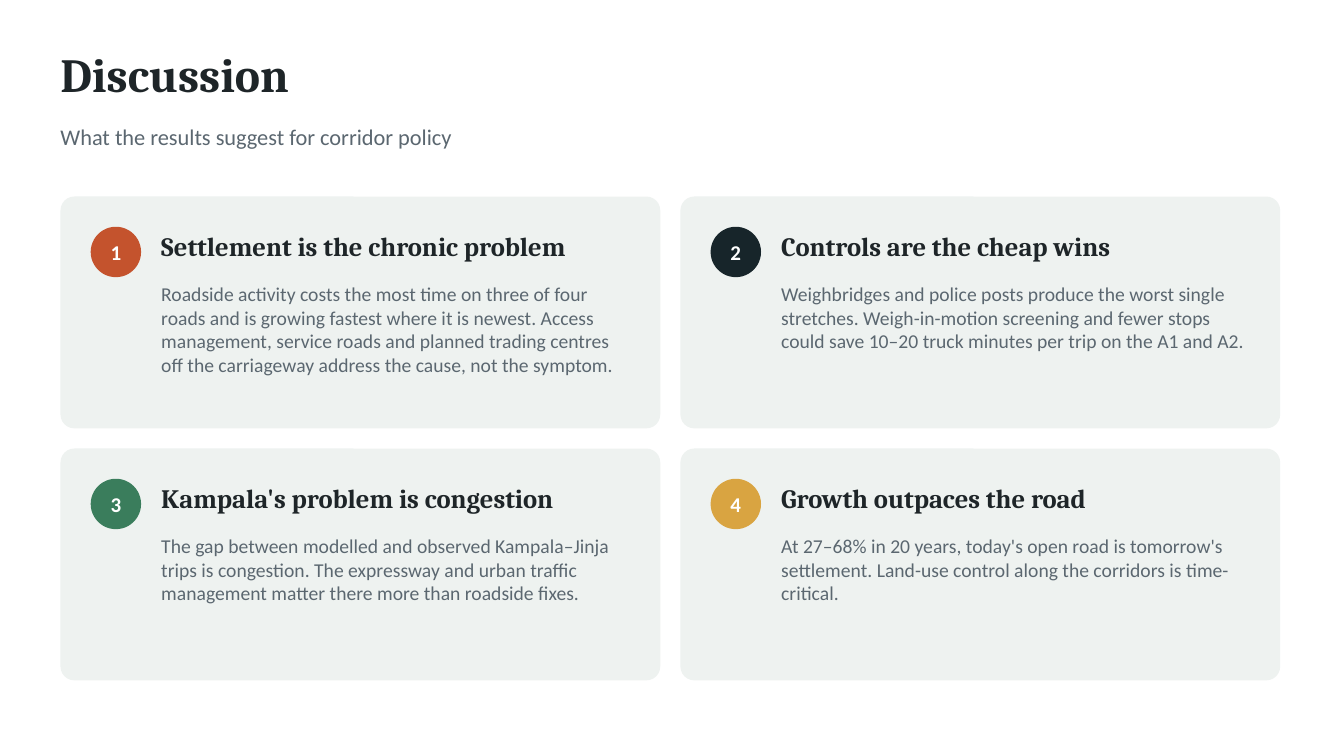
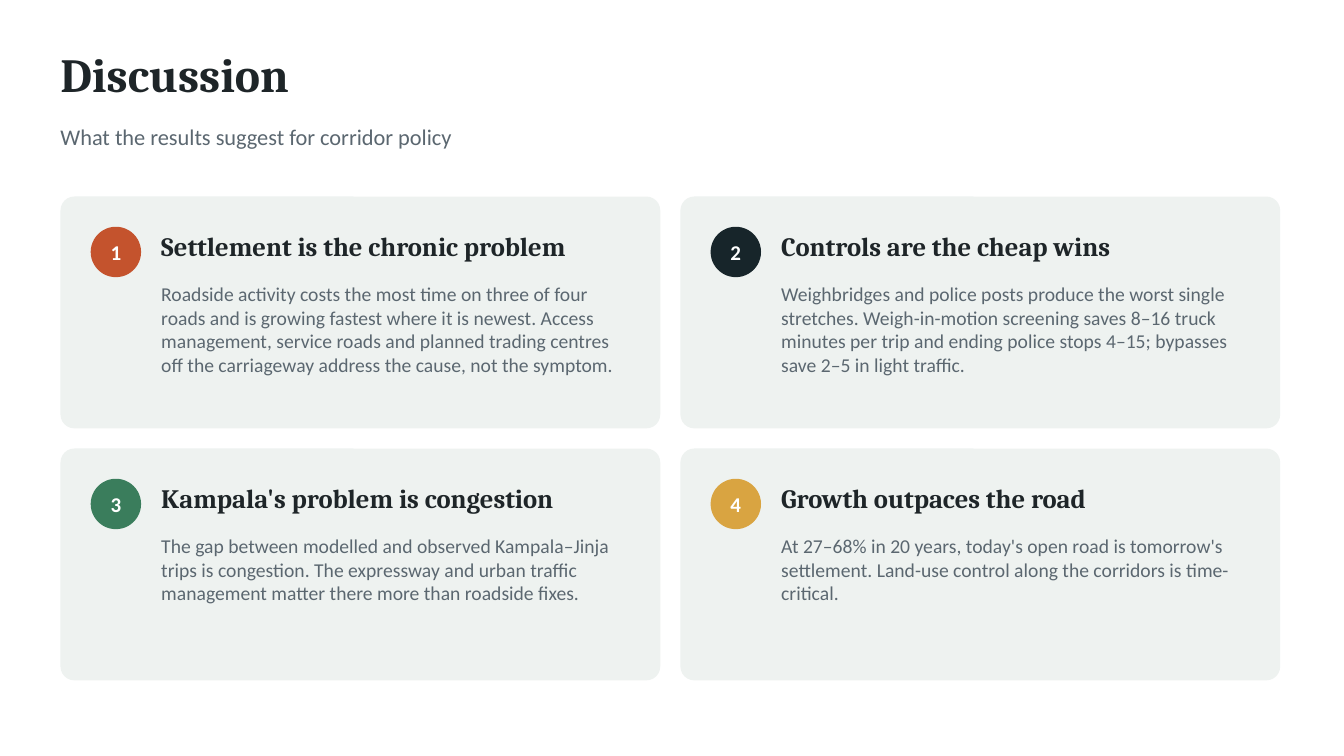
Before and after one commit to gavacharles/uganda-trade-corridors, a slide deck: slide 18 of presentation/highways_high_streets.pptx (slide 12 before the commit). Drawn at 1344x756 pixels with LibreOffice and Linux fonts; fonts in the diff are those of the drawing. Boxes give left, top, right and bottom in pixels: in the first picture for what was removed or moved away, otherwise in the second. Text is boxed around its words. In the diff, an @@ line names an element or a change of style, - is before the commit and + after.

```diff
--- a/presentation/highways_high_streets.pptx
+++ b/presentation/highways_high_streets.pptx
@@ text at [781, 287, 1227, 376]: text changed @@
-Weighbridges and police posts produce the worst single stretches. Weigh-in-motion screening and fewer stops could save 10–20 truck minutes per trip on the A1 and A2.
+Weighbridges and police posts produce the worst single stretches. Weigh-in-motion screening saves 8–16 truck minutes per trip and ending police stops 4–15; bypasses save 2–5 in light traffic.
```
Also in this commit, not shown: 2 other slides changed, 6 slides added, 20 other files.
